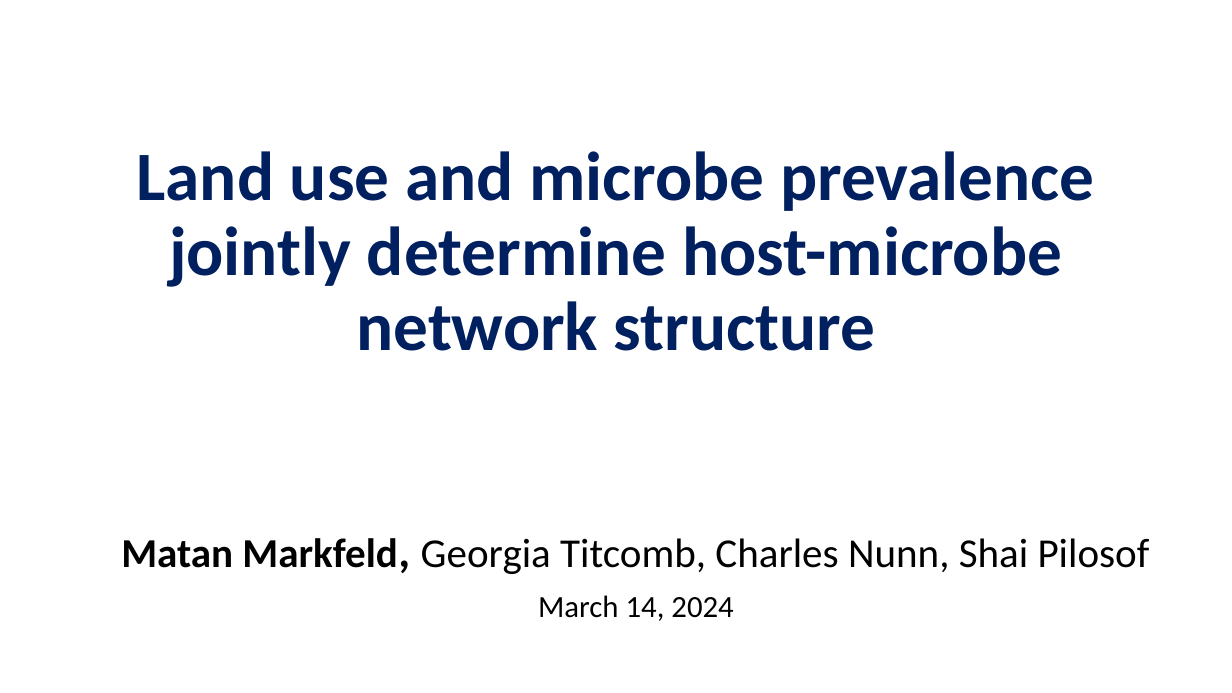
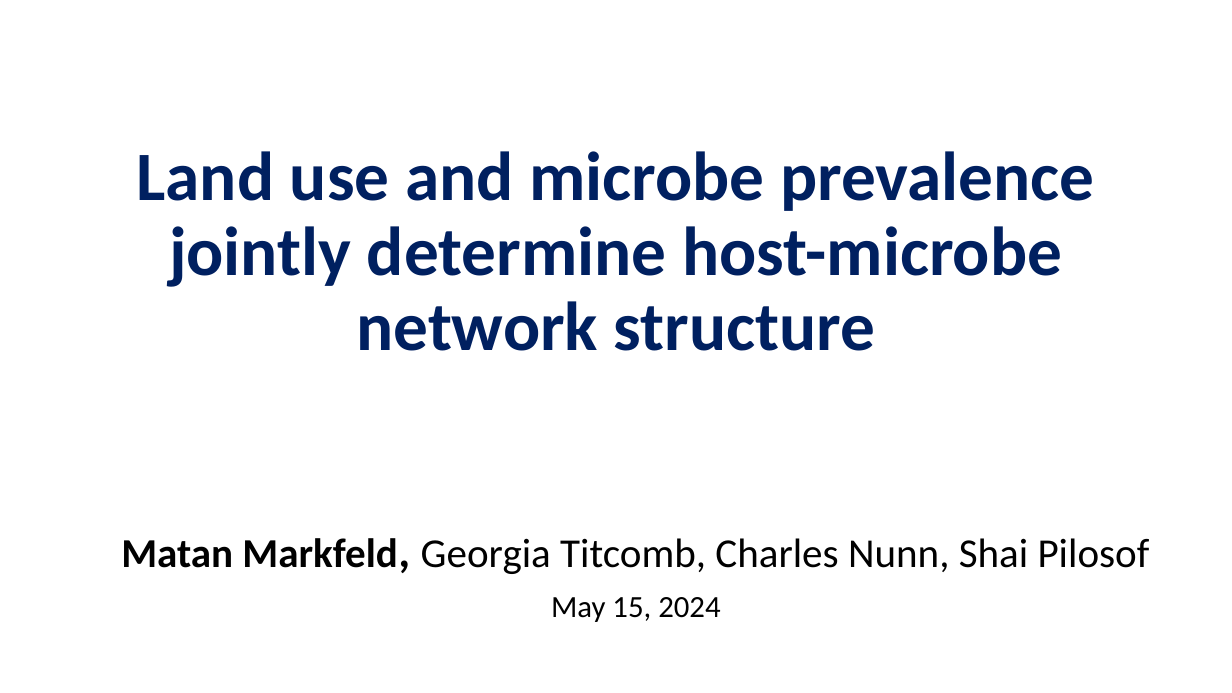
Before and after one commit to Ecological-Complexity-Lab/Microbiome_Structure_Madagascar, a slide deck: slide 1 of presentations/project story.pptx (slide 2 before the commit). Drawn at 1232x693 pixels with LibreOffice and Linux fonts; fonts in the diff are those of the drawing; background and template pictures are left out. Boxes give left, top, right and bottom in pixels: in the first picture for what was removed or moved away, otherwise in the second. Text is boxed around its words. In the diff, an @@ line names an element or a change of style, - is before the commit and + after.

```diff
--- a/presentations/project story.pptx
+++ b/presentations/project story.pptx
@@ subtitle at (551,597,720,622): text changed @@
-March 14, 2024
+May 15, 2024
```
Also in this commit, not shown: 10 other slides changed, 26 slides added, 19 slides removed.
